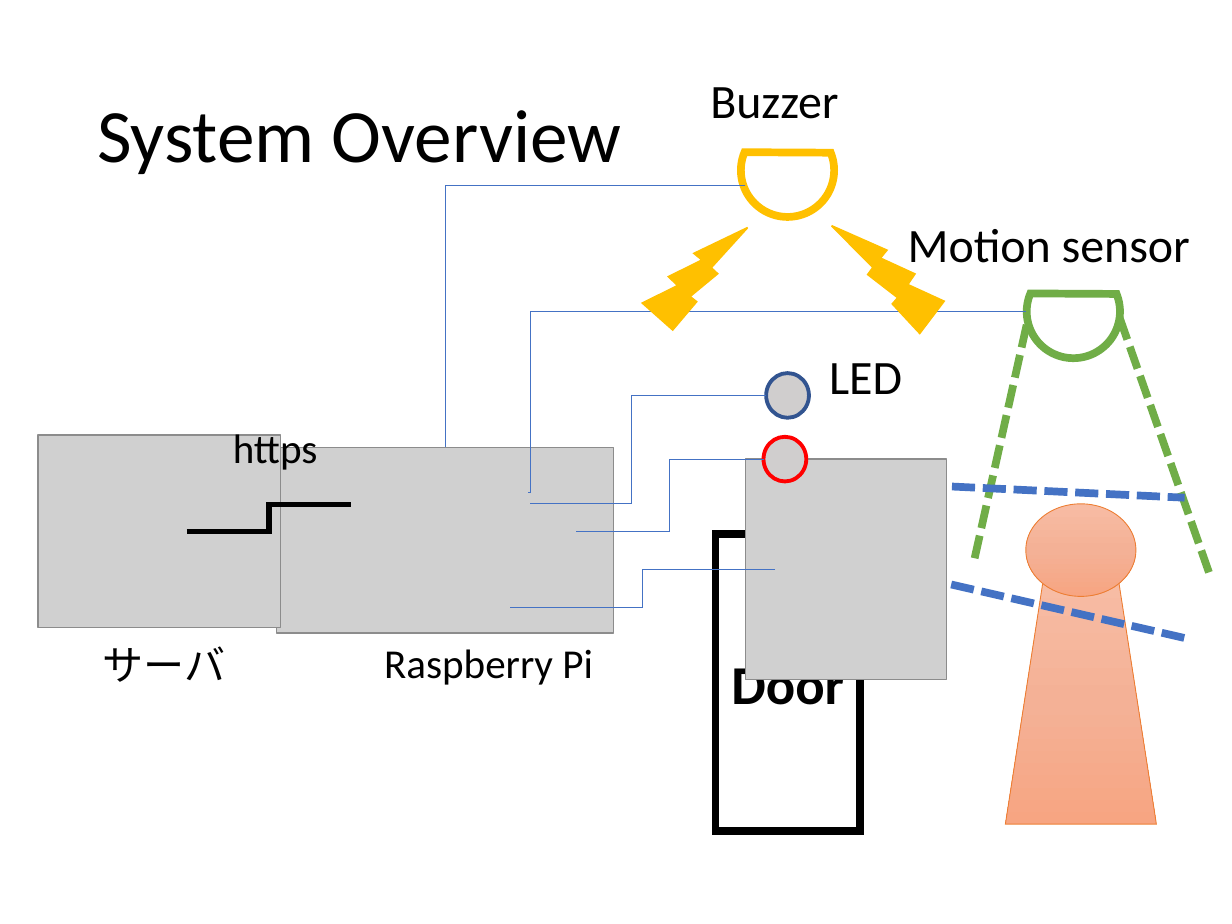
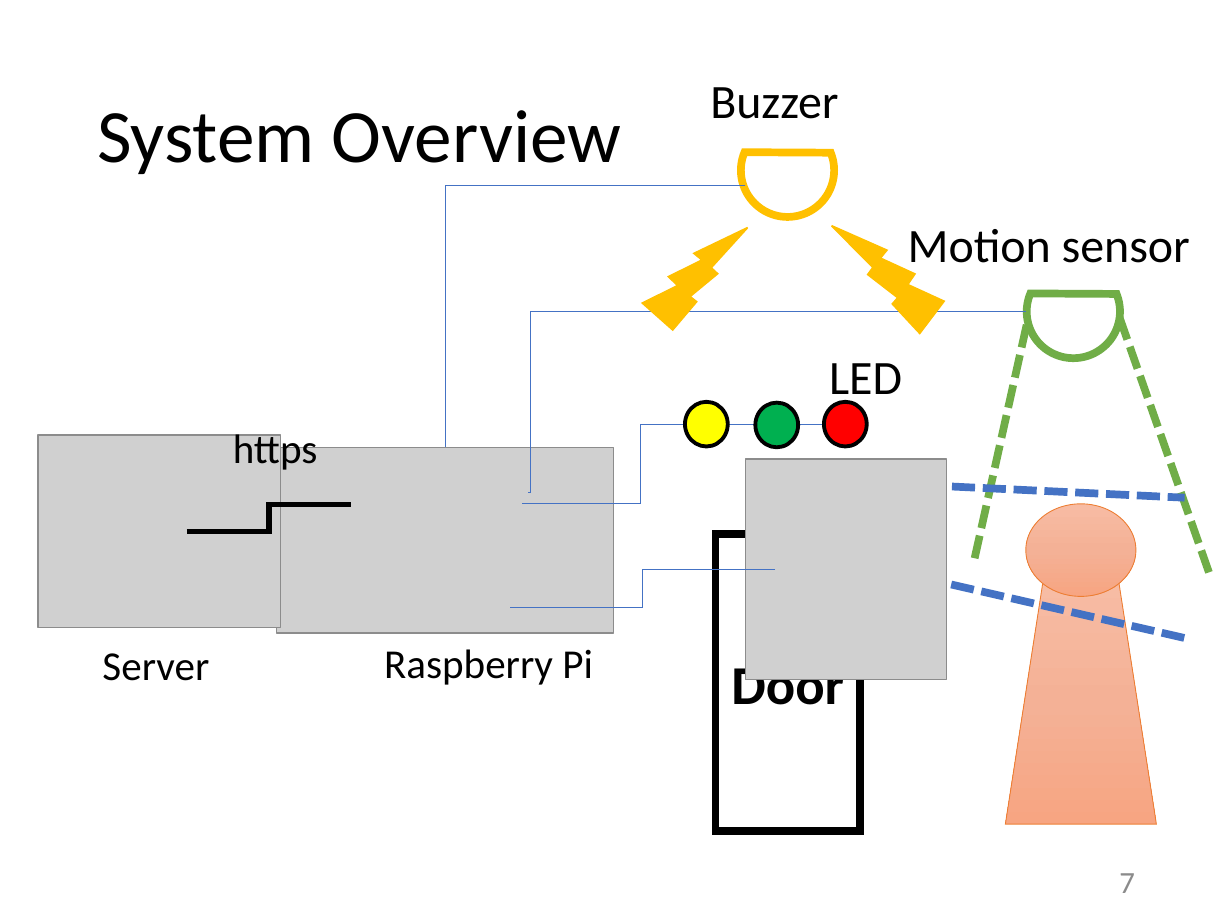
Before and after one commit to kut-info-ase-2017/group3-ase, a slide deck: slide 7 of presentation/ase-final-report.pptx. Drawn at 1232x924 pixels with LibreOffice and Linux fonts; fonts in the diff are those of the drawing; grey boxes stand for pictures. Boxes give left, top, right and bottom in pixels: in the first picture for what was removed or moved away, otherwise in the second. Text is boxed around its words. In the diff, an @@ line names an element or a change of style, - is before the commit and + after.

```diff
--- a/presentation/ase-final-report.pptx
+++ b/presentation/ase-final-report.pptx
@@ ellipse added at (685, 402, 728, 446), fill #FFFF00, outline #000000 2.25 pt @@
@@ ellipse: place and size @@
-ellipse at (766, 373, 809, 418)
+ellipse at (755, 403, 798, 447)
@@ ellipse at (755, 403, 798, 447): fill #D0CECE to #00B050; outline #325491 2.25 pt to #000000 2.25 pt @@
@@ ellipse: place and size @@
-ellipse at (764, 437, 807, 482)
+ellipse at (824, 402, 867, 446)
@@ ellipse at (824, 402, 867, 446): fill #D0CECE to #FF0000; outline #FF0000 2.25 pt to #000000 2.25 pt @@
@@ elbow line moved from (766, 395) - (530, 504) to (824, 424) - (522, 504) @@
@@ elbow line removed from (764, 460) to (577, 532) @@
@@ text at (102, 653, 209, 681): text changed @@
-サーバ
+Server
@@ page number added at (1119, 873, 1135, 893), 18 pt, text #8C8C8C @@
+7
```
Also in this commit, not shown: 16 other slides changed, 5 slides added.
